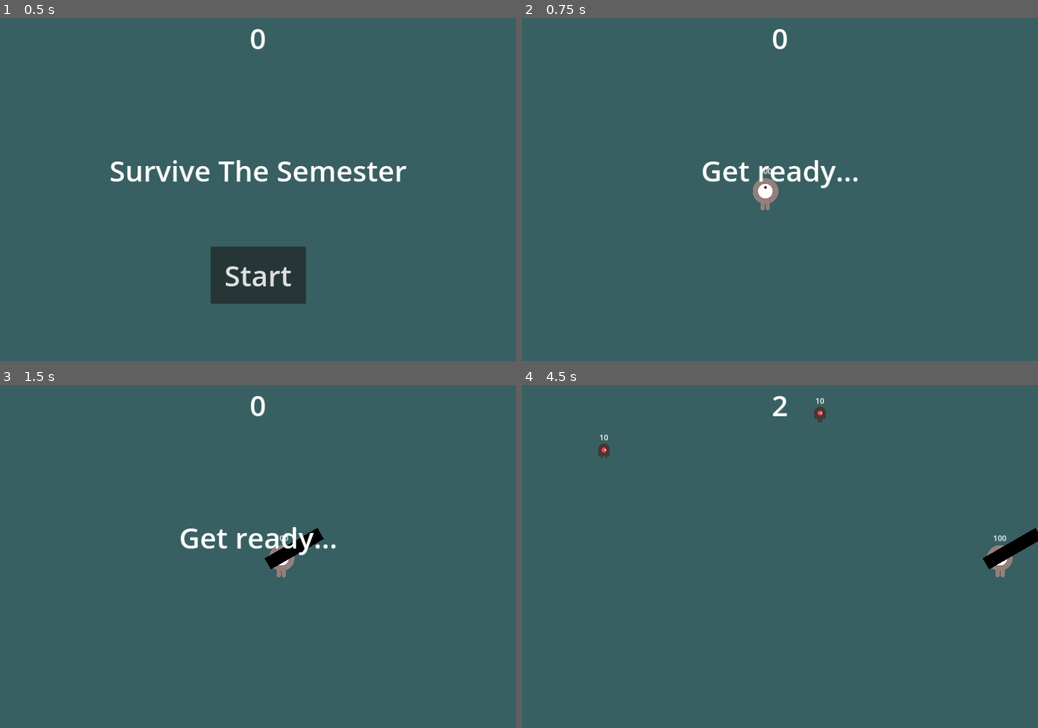
Above: before the commit, frames 1-4 (two rows, left to right).
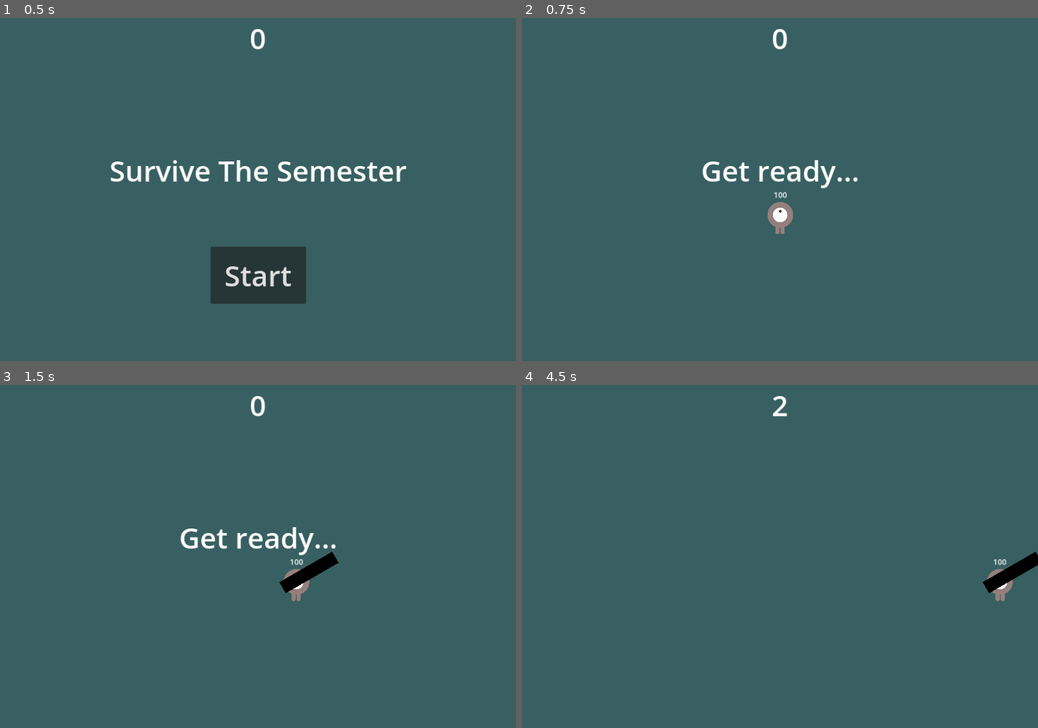
Above: after the commit, the same moments.

Repository: LimZiJia/SurviveTheSemester
Game: Godot game, scene res://main.tscn
Same seed, same stepped clock (60 frames per second), same inputs: the game is played once before the commit and once after it.
Inputs:
- Up to frame 1 (0.5 s): no input
- Up to frame 2 (0.75 s): click "Start" at 0.5 s
- Up to frame 3 (1.5 s): tap Enter (start_game, bound only after the commit) at 1.25 s; hold D (move_right) from 1.28 s (still down); tap Space (attack) at 1.35 s
- Up to frame 4 (4.5 s): tap Enter (start_game, bound only after the commit) at 1.55, 2.1, 3.05, 3.6 s; release D (move_right) at 2.03 s; hold S (move_down) 2.03-2.78 s; tap Space (attack) at 2.3, 2.85, 3.8, 4.35 s; hold D (move_right) 2.78-3.53 s; hold W (move_up) 3.53-4.28 s; hold A (move_left) from 4.28 s (still down)

Frame 1 is identical in both runs. In frame 2, 0.7% of the frame differs, in the area x 44-53%, y 43-64%; in frame 3, 1.2%; in frame 4, 1.3%, in the area x 14-100%, y 3-64%.

Commit message:
Improved game ended and new game states
1) Added enter key shortcut to start new game
2) Stopped mob pathfinding when game is over
3) Fixed issue with game title vanishing during game over sequence. MessageTimer should be one_shot
4) Fixed issue with wrong collision shape being enabled/disabled during game over and new game

Diff:
--- a/hud.gd
+++ b/hud.gd
@@ -9,14 +9,21 @@
 func show_message(text: String) -> void:
 	$MessageLabel.text = text
 	$MessageLabel.show()
-	$MessageTimer.start()
+
+
+func show_message_with_time(text: String, time: float) -> void:
+	show_message(text)
+	$MessageTimer.start(time)
+
+
+func _process(delta):
+	print($MessageTimer.time_left)
 
 
 func show_game_over() -> void:
-	show_message("Game Over")
+	show_message_with_time("Game Over", 2.0)
 	await($MessageTimer.timeout)
-	$MessageLabel.text = "Survive The Semester"
-	$MessageLabel.show()
+	show_message("Survive The Semester")
 	await(get_tree().create_timer(1.0).timeout)
 	$StartButton.show()
 
--- a/hud.tscn
+++ b/hud.tscn
@@ -1,6 +1,12 @@
-[gd_scene load_steps=2 format=3 uid="uid://btoirnyhcke3x"]
+[gd_scene load_steps=4 format=3 uid="uid://btoirnyhcke3x"]
 
 [ext_resource type="Script" path="res://hud.gd" id="1_wsv0d"]
+
+[sub_resource type="InputEventAction" id="InputEventAction_c37jk"]
+action = &"start_game"
+
+[sub_resource type="Shortcut" id="Shortcut_vdjpj"]
+events = [SubResource("InputEventAction_c37jk")]
 
 [node name="HUD" type="CanvasLayer"]
 script = ExtResource("1_wsv0d")
@@ -48,10 +54,11 @@
 grow_horizontal = 2
 grow_vertical = 2
 theme_override_font_sizes/font_size = 60
+shortcut = SubResource("Shortcut_vdjpj")
 text = "Start"
 
 [node name="MessageTimer" type="Timer" parent="."]
-wait_time = 2.0
+one_shot = true
 
 [connection signal="pressed" from="StartButton" to="." method="_on_start_button_pressed"]
 [connection signal="timeout" from="MessageTimer" to="." method="_on_message_timer_timeout"]
--- a/main.gd
+++ b/main.gd
@@ -13,13 +13,14 @@
 	$Player.start($StartMarker.position)
 
 	$StartTimer.start()
-	$HUD.show_message("Get ready...")
+	$HUD.show_message_with_time("Get ready...", 2.0)
 	await($StartTimer.timeout)
 	$ScoreTimer.start()
 	$MobTimer.start()
 
 
 func game_over() -> void:
+	get_tree().call_group("mobs", "stop")
 	$ScoreTimer.stop()
 	$MobTimer.stop()
 	$HUD.show_game_over()
@@ -27,12 +28,12 @@
 
 
 func _on_mob_timer_timeout() -> void:
-	var mob_spawn_location = $MobPath/MobSpawnLocation
-	mob_spawn_location.progress_ratio = randf()
-
-	var mob = mob_scene.instantiate()
-	add_child(mob)
-	mob.position = mob_spawn_location.position
+	for i in range(10):
+		var mob_spawn_location = $MobPath/MobSpawnLocation
+		mob_spawn_location.progress_ratio = randf()
+		var mob = mob_scene.instantiate()
+		add_child(mob)
+		mob.position = mob_spawn_location.position
 
 
 func _on_score_timer_timeout() -> void:
--- a/main.tscn
+++ b/main.tscn
@@ -26,7 +26,7 @@
 color = Color(0.219608, 0.372549, 0.380392, 1)
 
 [node name="Player" parent="." instance=ExtResource("1_63u67")]
-position = Vector2(-81, 183)
+position = Vector2(540, 420)
 
 [node name="MobPath" type="Path2D" parent="."]
 curve = SubResource("Curve2D_u2oqr")
@@ -39,9 +39,10 @@
 [node name="ScoreTimer" type="Timer" parent="."]
 
 [node name="MobTimer" type="Timer" parent="."]
+wait_time = 5.0
 
 [node name="StartMarker" type="Marker2D" parent="."]
-position = Vector2(509, 370)
+position = Vector2(540, 420)
 
 [connection signal="start_game" from="HUD" to="." method="new_game"]
 [connection signal="dead" from="Player" to="." method="game_over"]
--- a/mob.gd
+++ b/mob.gd
@@ -24,5 +24,9 @@
 	position.y = clamp(position.y, 0, screen_size.y)
 
 
+func stop() -> void:
+	target = null
+
+
 func _on_health_label_dead():
 	queue_free()
--- a/player.gd
+++ b/player.gd
@@ -49,10 +49,10 @@
 	position = new_position
 	$HealthLabel.initialize_health()
 	show()
-	$CollisionShape2D.disabled = false
+	$HurtboxArea/CollisionShape2D.disabled = false
 
 
 func _on_health_label_dead():
 	hide()
-	$CollisionShape2D.set_deferred("disabled", true)
+	$HurtboxArea/CollisionShape2D.set_deferred("disabled", true)
 	emit_signal("dead")
--- a/project.godot
+++ b/project.godot
@@ -52,6 +52,11 @@
 "events": [Object(InputEventKey,"resource_local_to_scene":false,"resource_name":"","device":-1,"window_id":0,"alt_pressed":false,"shift_pressed":false,"ctrl_pressed":false,"meta_pressed":false,"pressed":false,"keycode":0,"physical_keycode":32,"key_label":0,"unicode":32,"echo":false,"script":null)
 ]
 }
+start_game={
+"deadzone": 0.5,
+"events": [Object(InputEventKey,"resource_local_to_scene":false,"resource_name":"","device":-1,"window_id":0,"alt_pressed":false,"shift_pressed":false,"ctrl_pressed":false,"meta_pressed":false,"pressed":false,"keycode":0,"physical_keycode":4194309,"key_label":0,"unicode":0,"echo":false,"script":null)
+]
+}
 
 [rendering]
 
